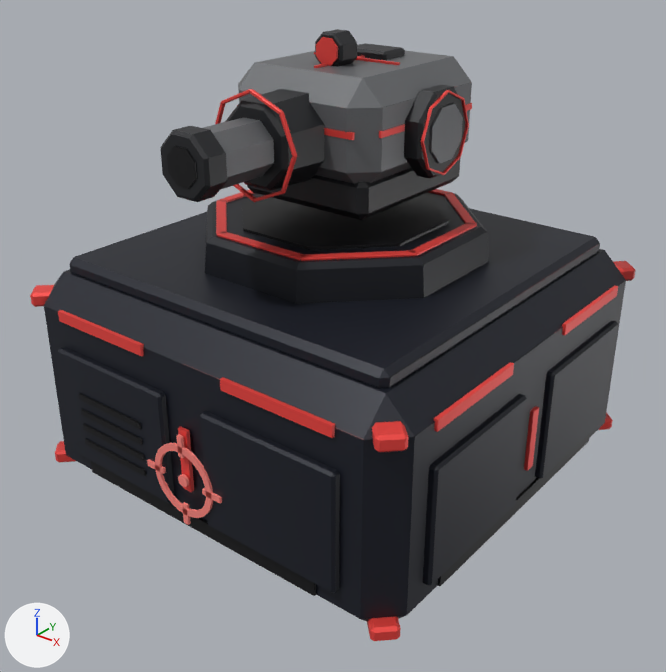
An edit to the FBX model SpaceStation/Assets/_Project/Art/Models/Modules/SM_Turret.fbx, drawn before and after from the same camera.
Before and after are seen from a 50 mm lens placed at (1.095, -1.397, 0.677), pointed at (0.028, -0.064, -0.149). Lighting does not change. The marker at lower left points along +X, +Y and +Z. The picture after the commit comes second. Where no turn or scale is listed for an object, it has been applied to the vertices. Vertices at exactly the same position are counted once.

In view in the first picture: 'Emblem_Turret', 'Head', 'SMN_Turret'.
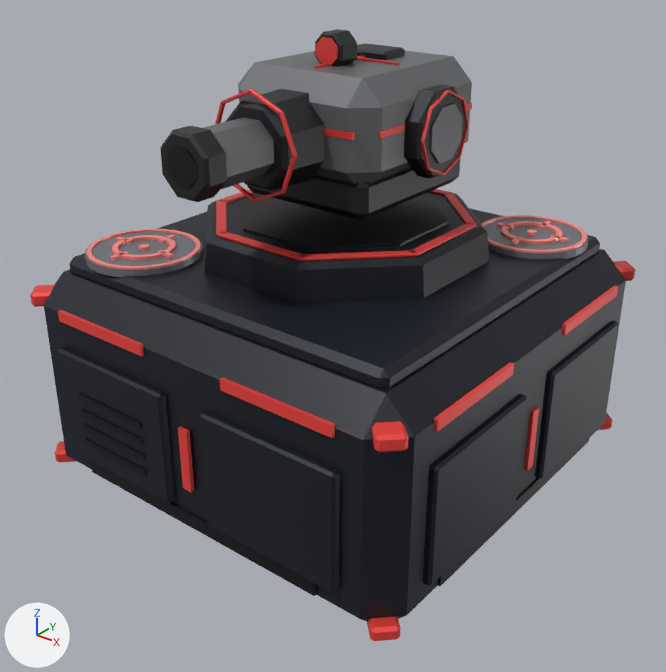
The edits, one by one:
Material 'HullDark' (mat_hulldark) is new.
Its base color is (0.22, 0.23, 0.26) (grey #81848b).
Its metallic is 0.5.
me_emblem_turret is used by ob_emblem_turret; location (0.0, 0.0, 0.0).
me_emblem_turret had 168 vertices, 428 faces and spanned x -0.096..0.096, y -0.47..-0.464, z -0.396..-0.204.
me_emblem_turret now has 336 vertices, 872 faces and spans x -0.395..-0.165, y -0.395..-0.165, z 0.016..0.038.
me_emblem_turret part 1: a new loose piece, a 28-sided cylinder along z spanning x -0.395..-0.165, y -0.395..-0.165, z 0.016..0.032, in mat_hulldark (grey #81848b).
me_emblem_turret part 2: the loose piece of 112 vertices spanning x -0.075..0.075, y -0.47..-0.464, z -0.375..-0.225 is turned -90 degrees about the x axis through its middle and scaled by 0.834, then moved by (-0.28, 0.187, 0.335).
me_emblem_turret part 3: the loose piece of 8 vertices spanning x -0.096..-0.052, y -0.47..-0.464, z -0.306..-0.294 is turned -90 degrees about the x axis through its middle and scaled by 0.837, then moved by (-0.144, 0.187, 0.335).
me_emblem_turret part 4: the loose piece of 8 vertices spanning x -0.006..0.006, y -0.47..-0.464, z -0.248..-0.204 is turned -90 degrees about the x axis through its middle and scaled by 0.837, then moved by (-0.28, 0.249, 0.261).
me_emblem_turret part 5: the loose piece of 8 vertices spanning x 0.052..0.096, y -0.47..-0.464, z -0.306..-0.294 is turned -90 degrees about the x axis through its middle and scaled by 0.837, then moved by (-0.416, 0.187, 0.335).
me_emblem_turret part 6: the loose piece of 8 vertices spanning x -0.006..0.006, y -0.47..-0.464, z -0.396..-0.352 is turned -90 degrees about the x axis through its middle and scaled by 0.837, then moved by (-0.28, 0.125, 0.409).
me_emblem_turret part 7: the loose piece of 24 vertices spanning x -0.012..0.012, y -0.47..-0.464, z -0.312..-0.288 is turned -90 degrees about the x axis through its middle and scaled by 0.844, then moved by (-0.28, 0.187, 0.335).
me_emblem_turret part 8: a new loose piece of 112 vertices spanning x -0.392..-0.168, y -0.392..-0.168, z 0.032..0.035, in mat_fx_fluorred (pink #ff8981).
me_emblem_turret gains material mat_hulldark (grey #81848b).
Mesh me_emblem_turret_b is new.
It has 336 vertices, 872 faces and spans x 0.165..0.395, y 0.165..0.395, z 0.016..0.038.
Faces by material slot: [108, 764].
It uses material mat_hulldark (grey #81848b).
It uses material mat_fx_fluorred (pink #ff8981).
Object 'Emblem_Turret_b' (ob_emblem_turret_b) is new; it shows me_emblem_turret_b.
Its location is (0.0, 0.0, 0.0).

Boxes [x1, y1, x2, y2] around the edits, measured in the pictures (666 x 672 px; the box of a moved part takes in the faces that stretch with it):
'Emblem_Turret', reshaped (57% wider, 47% shorter)
    before: [147, 434, 222, 525]
    after: [85, 229, 203, 277]
'Emblem_Turret_b', added
    after: [482, 215, 589, 259]
    faces in mat_hulldark (grey #81848b): [484, 218, 589, 259]
    faces in mat_fx_fluorred (pink #ff8981): [482, 215, 587, 253]
part 1 of me_emblem_turret, added
    after: [85, 231, 203, 277]
part 2 of me_emblem_turret, moved or reshaped
    before: [155, 443, 213, 518]
    after: [112, 235, 176, 260]
part 3 of me_emblem_turret, moved or reshaped
    before: [147, 459, 166, 474]
    after: [157, 250, 174, 258]
part 4 of me_emblem_turret, moved or reshaped
    before: [176, 434, 185, 458]
    after: [159, 235, 176, 243]
part 5 of me_emblem_turret, moved or reshaped
    before: [202, 488, 222, 503]
    after: [116, 237, 132, 244]
part 6 of me_emblem_turret, moved or reshaped
    before: [182, 502, 191, 525]
    after: [110, 251, 129, 260]
part 7 of me_emblem_turret, moved or reshaped
    before: [178, 474, 189, 487]
    after: [139, 244, 149, 250]
part 8 of me_emblem_turret, added (pink)
    after: [86, 229, 200, 269]
